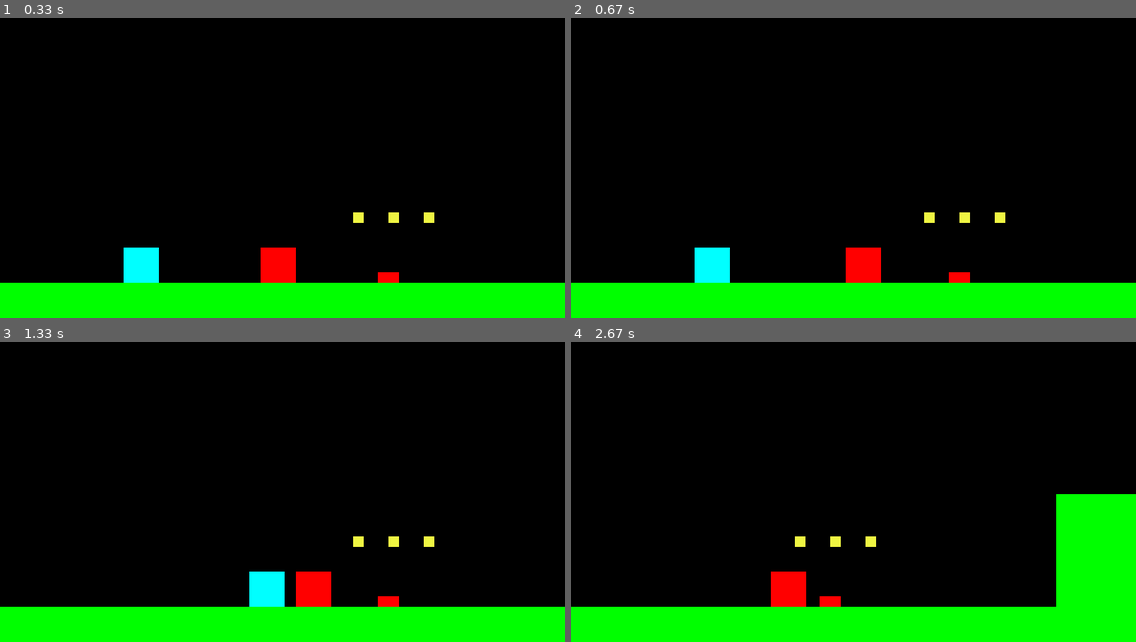
Above: before the commit, frames 1-4 (two rows, left to right).
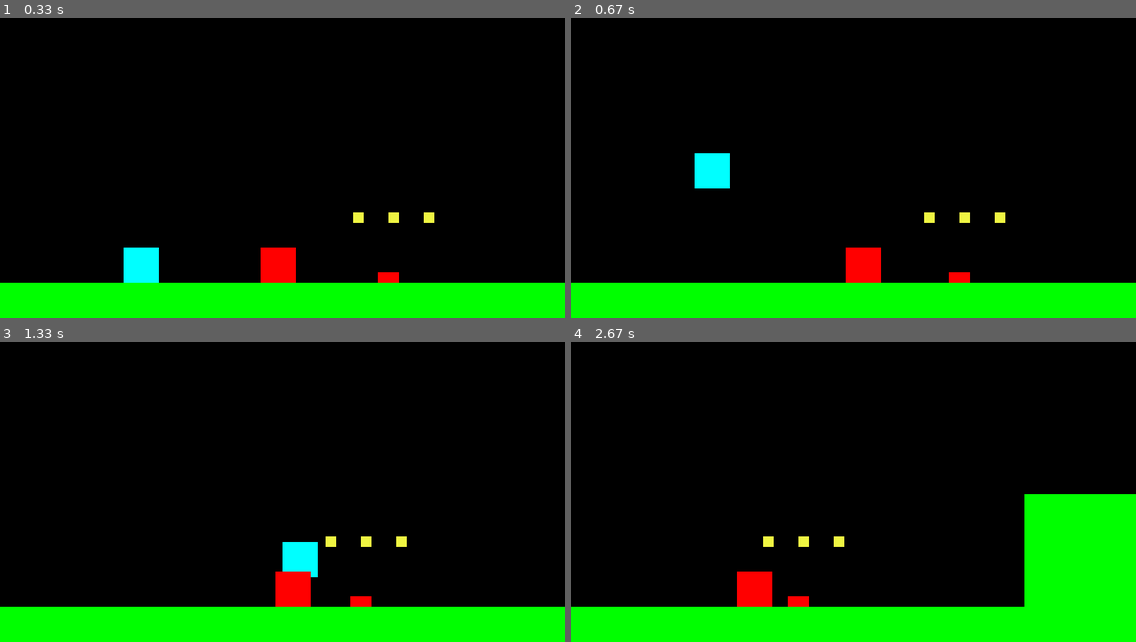
Above: after the commit, the same moments.

Repository: Rundumu/pygame-sonic-clone
Game: pygame game, started from main.py
The game is run twice, just before and just after one commit, with the same random seed, the same clock (stepped at 60 frames per second) and the same inputs.
Inputs:
- Up to frame 1 (0.33 s): no input
- Up to frame 2 (0.67 s): tap Space at 0.33 s
- Up to frame 3 (1.33 s): hold Right 0.67-1.13 s; tap Space at 0.73, 1.03, 1.23 s; hold Right from 1.17 s (still down)
- Up to frame 4 (2.67 s): tap Space at 1.53, 1.73, 2.03, 2.3, 2.63 s; release Right at 1.63 s; hold Left 1.67-2.2 s; hold Down 2.23-2.53 s; hold Left from 2.57 s (still down)

Frame 1 is identical in both runs. In frame 2, 1.5% of the frame differs, in the area x 21-29%, y 45-89%; in frame 3, 2.6%; in frame 4, 3.8%, in the area x 29-86%, y 50-89%.

Commit message:
managed to fix jumping

Diff:
--- a/main.py
+++ b/main.py
@@ -29,7 +29,7 @@
 
         # sprites
         self.s = Sonic(self)
-        self.ground = Ground(0, HEIGHT - 50)
+        self.ground = Ground(self, 0, HEIGHT - 50)
 
         # adding to groups
 
@@ -49,7 +49,7 @@
             self.sprites.add(r)
 
         for p in PLATFORM_LIST:
-            plat = Platform(*p, self)
+            plat = Platform(self, *p)
             self.plats.add(plat)
             self.sprites.add(plat)
 
@@ -252,15 +252,9 @@
                 self.playing = False
                 self.running = False
 
-            if event.type == pygame.KEYDOWN:
-                if event.key == pygame.K_SPACE:
-                    self.s.pos.y += 1
-                    collisions = pygame.sprite.spritecollide(self.s, self.floor, False)
-                    self.s.pos.y -= 1
-
-                    if collisions:
-                        print("h")
-                        self.s.vel.y = -9
+            # if event.type == pygame.KEYDOWN:
+            #     if event.key == pygame.K_SPACE:
+            #         self.s.jump()
 
             # if event.type == pygame.KEYUP:
             #     if event.key == pygame.K_SPACE:
--- a/settings.py
+++ b/settings.py
@@ -137,3 +137,4 @@
 HALF_P_WIDTH = 25
 PREVIOUS_POS = [0, 0]
 RING_COUNT = 0
+PLAYER_JUMP = 10
--- a/sprites.py
+++ b/sprites.py
@@ -7,8 +7,8 @@
 class Sonic(pygame.sprite.Sprite):
 
     def __init__(self, game):
-        pygame.sprite.Sprite.__init__(self)
         self.game = game
+        pygame.sprite.Sprite.__init__(self)
         self.image = pygame.Surface((50, 50))
         self.image.fill(BLUE)
         self.rect = self.image.get_rect()
@@ -23,16 +23,19 @@
         self.circ_vel = -20
 
     def jump(self):
-        # self.rect.y += 1
-        # hitting = pygame.sprite.spritecollide(self, self.game.plats, False)
-        # self.rect.y -= 1
-
-        # if hitting:
-        #     print('pop')
-        self.vel.y = -9
-
-    def limit_jump(self):
-        self.jumping = False
+        self.rect.y += 1
+        hits = pygame.sprite.spritecollide(self, self.game.floor, False)
+        self.rect.y -= 1
+
+        if hits or not self.jumping:
+            print(hits)
+            self.jumping = True
+            self.vel.y -= PLAYER_JUMP
+
+    # def limit_jump(self):
+    #     if self.jumping:
+    #         if self.vel.y < -3:
+    #             self.vel.y = -3
 
     def update(self):
         self.acc = vec(0, GRAVITY)
@@ -43,6 +46,8 @@
         if keys[pygame.K_RIGHT]:
             self.acc.x = ACCEL
             self.faster()
+        if keys[pygame.K_SPACE]:
+            self.jump()
         # if self.jumping == False and keys[pygame.K_SPACE]:
         #     self.acc.y = -ACCEL
         #     self.jumping = True
@@ -94,10 +99,11 @@
 # environment classes
 class Ground(pygame.sprite.Sprite):
 
-    def __init__(self, x, y):
+    def __init__(self, game, x, y):
         pygame.sprite.Sprite.__init__(self)
         self.image = pygame.Surface((GROUND))
         self.image.fill(GREEN)
+        self.game = game
         self.rect = self.image.get_rect()
         self.rect.x = x
         self.rect.y = y
@@ -106,7 +112,7 @@
 
 class Platform(pygame.sprite.Sprite):
 
-    def __init__(self, x, y, plat, game):
+    def __init__(self, game, x, y, plat):
         pygame.sprite.Sprite.__init__(self)
         self.image = pygame.Surface((plat))
         self.image.fill(GREEN)
